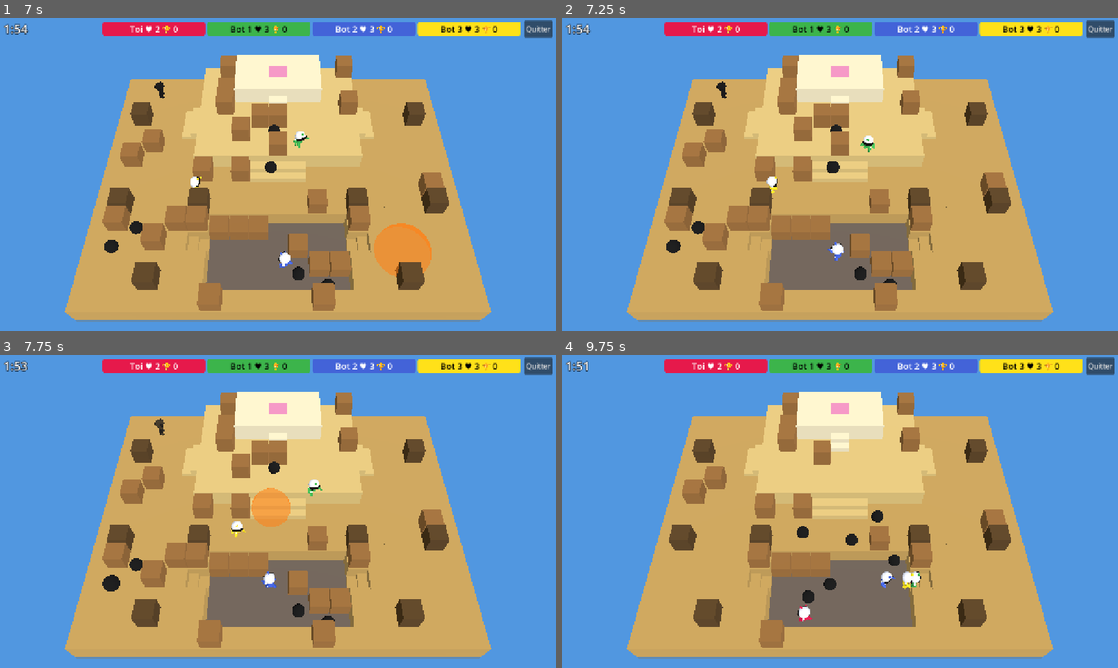
Above: before the commit, frames 1-4 (two rows, left to right).
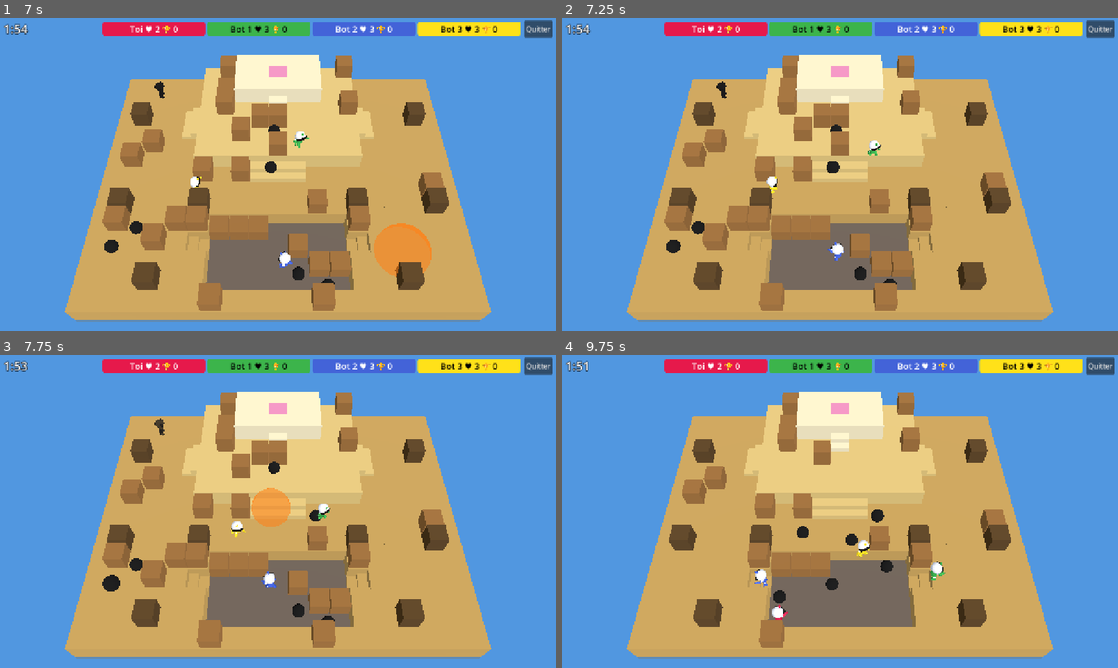
Above: after the commit, the same moments.

Repository: PaulDoazan/bomberman
Game: Godot game, scene res://src/ui/settings_screen.tscn
Same seed, same stepped clock (60 frames per second), same inputs: the game is played once before the commit and once after it.
Inputs (mouse positions are in pixels of both pictures, inside the frame that each line leads up to):
- Up to frame 1 (7 s): click "Jouer" at 0.5 s; move the mouse to (400, 158) at 1.27 s; hold Right (move_right) 1.28-2 s; hold Space (place_bomb) 1.28-2 s; click (400, 158) at 1.42 s; drag from (166, 190) to (250, 237) at 2.02 s; move the mouse to (333, 105) at 2.77 s; press the mouse at (333, 105) at 2.78 s; hold Right (move_right) 2.78-3.5 s; tap Space (place_bomb) at 3.05, 6.05 s; release the mouse at (333, 105) at 3.5 s; drag from (250, 237) to (111, 127) at 3.52 s; move the mouse to (444, 221) at 4.27 s; hold Left (move_left) 4.28-5 s; hold Space (place_bomb) 4.28-5 s; drag from (111, 127) to (194, 96) at 5.02 s; move the mouse to (305, 174) at 5.77 s; press the mouse at (305, 174) at 5.78 s; hold Down (move_down) 5.78-6.5 s; release the mouse at (305, 174) at 6.5 s; drag from (194, 96) to (166, 190) at 6.52 s
- Up to frame 2 (7.25 s): no input
- Up to frame 3 (7.75 s): move the mouse to (400, 495) at 7.27 s; hold Up (move_up) from 7.28 s (still down); hold Space (place_bomb) from 7.28 s (still down)
- Up to frame 4 (9.75 s): release Up (move_up) at 8 s; release Space (place_bomb) at 8 s; drag from (728, 527) to (812, 574) at 8.02 s; move the mouse to (895, 442) at 8.77 s; press the mouse at (895, 442) at 8.78 s; hold Down (move_down) 8.78-9.5 s; tap Space (place_bomb) at 9.05 s; release the mouse at (895, 442) at 9.5 s; drag from (812, 574) to (673, 464) at 9.52 s

Frame 1 is identical in both runs. In frame 2, 0.1% of the frame differs, in the area x 53-58%, y 37-44%; in frame 3, 0.2%; in frame 4, 1.0%, in the area x 34-69%, y 49-86%.

Commit message:
Keep a bot's seek goal unless a clearly nearer one appears
A seeking bot switched to whichever goal was nearest each tick, so two
goals at about the same distance, or the sides of a moving opponent,
made it turn back and forth. It now keeps last tick's goal while that is
still a goal and at most 2 steps further than the nearest one.

Co-Authored-By: Claude Opus 5.5 <noreply@anthropic.com>
Claude-Session: https://claude.ai/code/session_01VPhps17NVn3uxQFaWV6rT5

Diff:
--- a/src/bots/bot_brain.gd
+++ b/src/bots/bot_brain.gd
@@ -7,6 +7,7 @@
 const WANDER_RATE := 0.5 # wanders started per second, on average
 const WANDER_TIME := 1.0 # seconds a wander target is kept at most
 const SAFETY_MARGIN := 0.2
+const SEEK_SLACK := 2 # extra steps a bot accepts to keep its seek goal rather than switch
 
 var _rng: RandomNumberGenerator
 # Scratch results of the last _search: cell -> steps, cell -> first cell of the path.
@@ -16,6 +17,9 @@
 var _wander_cell: Variant = null
 var _wander_ticks := 0
 var _last_world: World = null
+# Seek goal of the last tick: kept while still a goal and nearly as near as the nearest, so the
+# bot does not turn back and forth when two goals (or a moving opponent's sides) are about as near.
+var _seek_goal: Variant = null
 
 func _init(rng: RandomNumberGenerator) -> void:
 	_rng = rng
@@ -26,6 +30,7 @@
 	if world != _last_world:
 		_last_world = world
 		_wander_cell = null
+		_seek_goal = null
 	var wander: Variant = _wander_cell
 	_wander_cell = null # kept only if the seek step below re-commits to it
 	# 1. Ghosts chase the nearest free living player.
@@ -103,9 +108,20 @@
 			_wander_ticks = roundi(WANDER_TIME * SimConfig.TICK_RATE) - 1
 			_head_to(intent, bot, _wander_cell)
 			return intent
+	var kept: Variant = _seek_goal
+	_seek_goal = null
 	var found: Variant = _search(world, bot, bomb_cells, danger, strict, goal, true)
-	if found != null:
-		_head_to(intent, bot, _first[found])
+	if found == null:
+		return intent
+	var first: Vector2i = _first[found]
+	if kept != null and kept != found and goal.call(kept):
+		var limit: int = _dist[found] + SEEK_SLACK
+		var again: Variant = _search(world, bot, bomb_cells, danger, strict, func(c: Vector2i) -> bool: return c == kept or _dist[c] > limit, true)
+		if again == kept:
+			found = kept
+			first = _first[kept]
+	_seek_goal = found
+	_head_to(intent, bot, first)
 	return intent
 
 # Placed bombs by cell, so BFS does not scan all bombs per step (same rule as World.is_passable_for).
